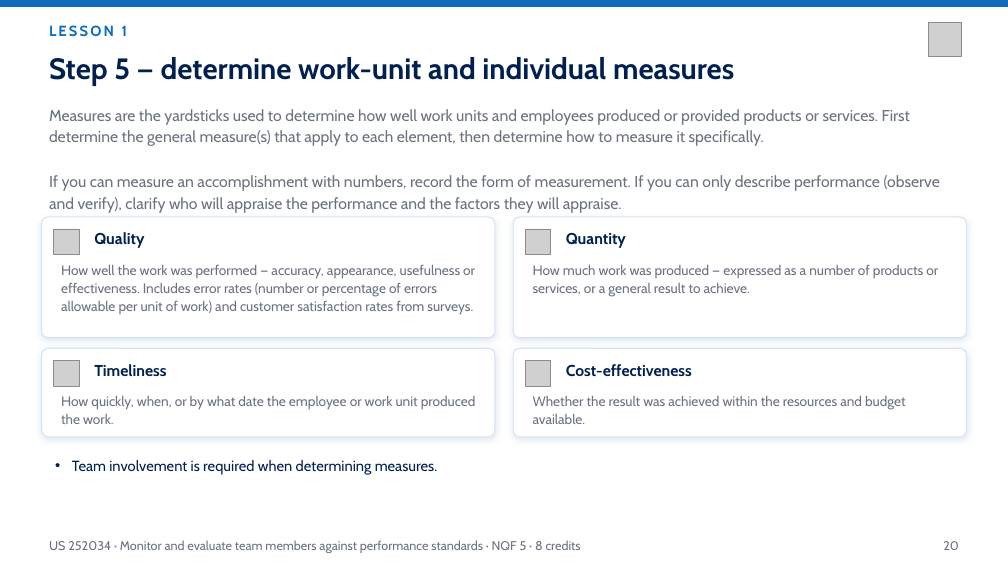
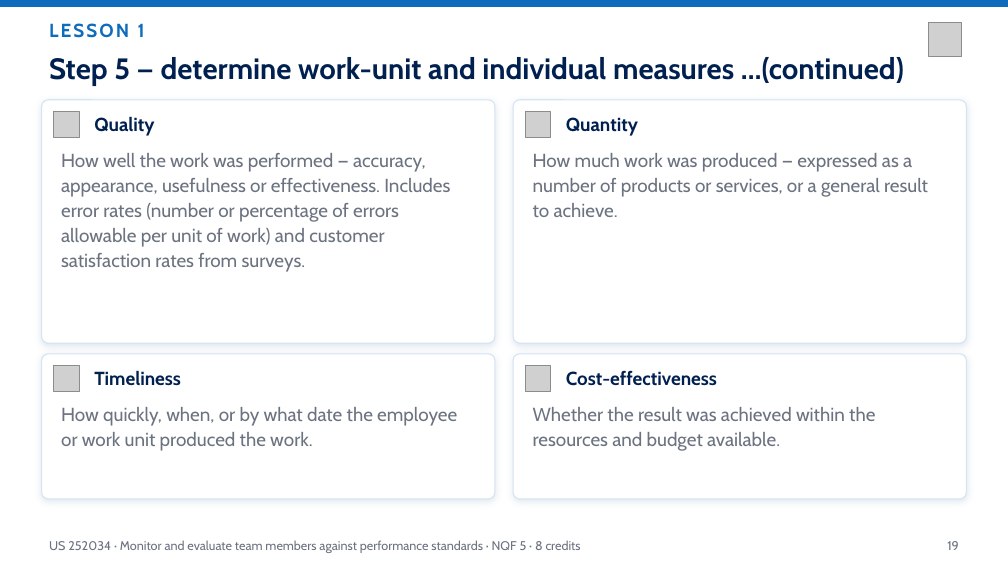
Before and after one commit to andrekyle/ITsystemsupport, a slide deck: slide 19 of public/downloads/US-252034-Monitor-Evaluate-Performance.pptx (slide 20 before the commit). Drawn at 1008x567 pixels with LibreOffice and Linux fonts; fonts in the diff are those of the drawing; grey boxes stand for pictures. Boxes give left, top, right and bottom in pixels: in the first picture for what was removed or moved away, otherwise in the second. Text is boxed around its words. In the diff, an @@ line names an element or a change of style, - is before the commit and + after.

Commit message:
Deck standard: 18pt minimum with measured no-overflow layout, quizzes removed from decks; 252034 regenerated (49 slides / 44 pages)

```diff
--- a/public/downloads/US-252034-Monitor-Evaluate-Performance.pptx
+++ b/public/downloads/US-252034-Monitor-Evaluate-Performance.pptx
@@ text "LESSON 1" at (49, 23, 145, 38): size 14 to 18 pt @@
@@ text at (49, 57, 904, 86): text changed @@
-Step 5 — determine work-unit and individual measures
+Step 5 — determine work-unit and individual measures …(continued)
@@ rounded rectangle: place and size @@
-rounded rectangle at (42, 217, 495, 338)
+rounded rectangle at (42, 100, 495, 343)
@@ text removed at (49, 109, 910, 146) @@
-Measures are the yardsticks used to determine how well work units and employees produced or provided products or services. First determine the general measure(s) that apply to each element, then determine how to measure it specifically.
@@ picture: place and size @@
-picture at (54, 229, 79, 255)
+picture at (54, 112, 79, 138)
@@ text "Quality": place and size @@
-text "Quality" at (94, 232, 144, 248)
+text "Quality" at (94, 116, 154, 136)
@@ proportions changed in 4 elements at (42, 354, 495, 499), (513, 354, 967, 499), (42, 100, 495, 343), (513, 100, 967, 343) @@
@@ rounded rectangle: place and size @@
-rounded rectangle at (513, 217, 967, 338)
+rounded rectangle at (513, 100, 967, 343)
@@ picture: place and size @@
-picture at (526, 229, 551, 255)
+picture at (526, 112, 551, 138)
@@ size 15 to 18 pt in 4 elements at (94, 370, 181, 385), (566, 370, 717, 386), (94, 116, 154, 136), (566, 117, 638, 136) @@
@@ text "Quantity": place and size @@
-text "Quantity" at (566, 232, 626, 248)
+text "Quantity" at (566, 117, 638, 136)
@@ text "How well the work was ...": place and size @@
-text "How well the work was ..." at (61, 265, 475, 314)
+text "How well the work was ..." at (61, 153, 450, 272)
@@ size 13 to 18 pt in 4 elements at (61, 407, 457, 451), (533, 407, 875, 451), (61, 153, 450, 272), (533, 153, 928, 217) @@
@@ text "How much work was produced ...": place and size @@
-text "How much work was produced ..." at (533, 265, 938, 297)
+text "How much work was produced ..." at (533, 153, 928, 217)
@@ text removed at (49, 175, 940, 213) @@
-If you can measure an accomplishment with numbers, record the form of measurement. If you can only describe performance (observe and verify), clarify who will appraise the performance and the factors they will appraise.
@@ rounded rectangle: place and size @@
-rounded rectangle at (42, 349, 495, 437)
+rounded rectangle at (42, 354, 495, 499)
@@ rounded rectangle: place and size @@
-rounded rectangle at (513, 349, 967, 437)
+rounded rectangle at (513, 354, 967, 499)
@@ picture: place and size @@
-picture at (54, 361, 79, 386)
+picture at (54, 366, 79, 392)
@@ picture: place and size @@
-picture at (526, 361, 551, 386)
+picture at (526, 366, 551, 392)
@@ text "How quickly, when, or by ...": place and size @@
-text "How quickly, when, or by ..." at (61, 396, 476, 424)
+text "How quickly, when, or by ..." at (61, 407, 457, 451)
@@ text "Whether the result was achieved ...": place and size @@
-text "Whether the result was achieved ..." at (533, 396, 906, 424)
+text "Whether the result was achieved ..." at (533, 407, 875, 451)
@@ text removed at (72, 460, 438, 475) @@
-• Team involvement is required when determining measures.
@@ text at (947, 541, 959, 550): text changed @@
-20
+19
```
Also in this commit, not shown: 32 other slides changed, 15 slides added, 34 slides removed, 4 other files.
